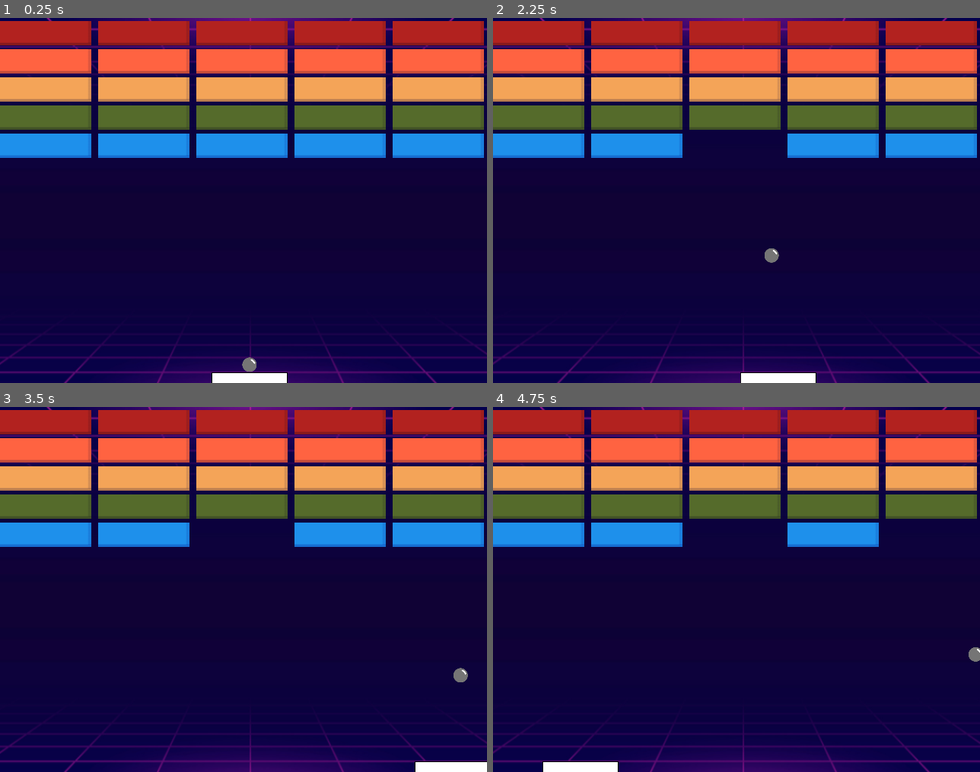
Above: before the commit, frames 1-4 (two rows, left to right).
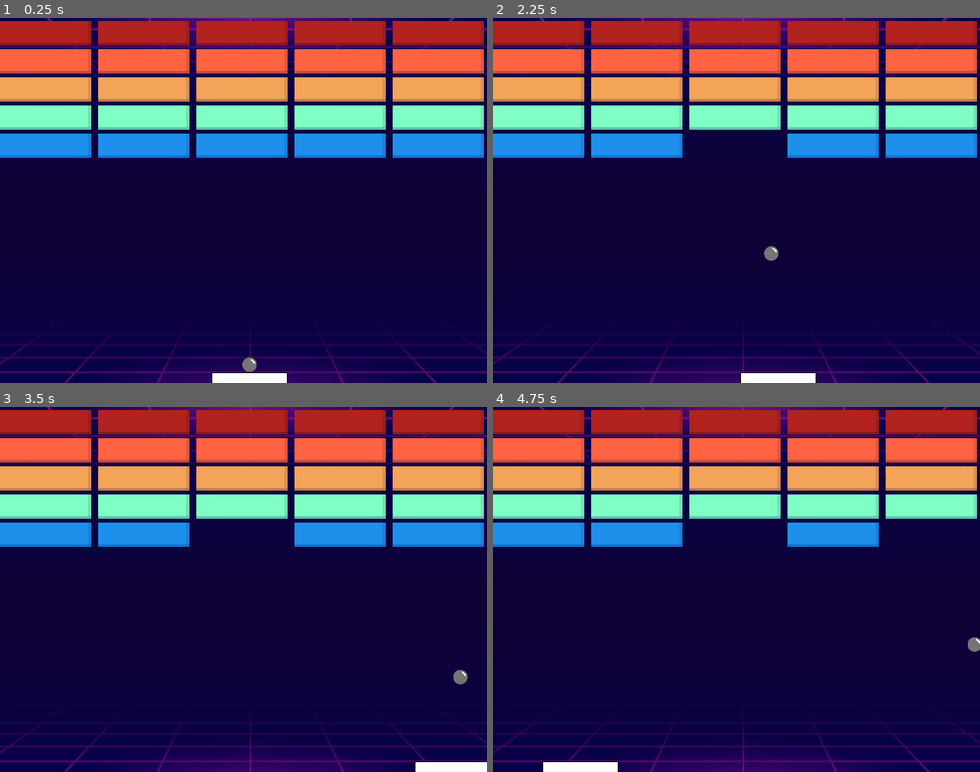
Above: after the commit, the same moments.

Repository: fabiolrodriguez/roguebrick
Game: Godot game, scene res://scenes/wrold.tscn
Same seed, same stepped clock (60 frames per second), same inputs: the game is played once before the commit and once after it.
Inputs:
- Up to frame 1 (0.25 s): no input
- Up to frame 2 (2.25 s): tap Enter (ui_accept) at 0.5, 0.77, 1.52 s; hold Right (ui_right) 0.53-1.28 s; hold Left (ui_left) 1.28-2.03 s; hold Right (ui_right) from 2.03 s (still down)
- Up to frame 3 (3.5 s): keep holding Right (ui_right); tap Enter (ui_accept) at 3.02 s
- Up to frame 4 (4.75 s): release Right (ui_right) at 3.53 s; hold Left (ui_left) from 3.53 s (still down); tap Enter (ui_accept) at 3.77, 4.52 s

The runs differ from the first frame. In frame 1, 6.2% of the frame differs, in the area x 0-100%, y 23-31%; in frame 2, 6.3%; in frame 3, 6.3%; in frame 4, 6.4%, in the area x 0-100%, y 23-70%.

Commit message:
Basic phase structure and gameover

Diff:
--- a/scenes/wrold.tscn
+++ b/scenes/wrold.tscn
@@ -13,12 +13,6 @@
 
 [node name="level" type="Node2D" unique_id=128924603]
 script = ExtResource("1_x26i3")
-rows = null
-columns = null
-spacing_x = null
-spacing_y = null
-start_position = null
-ball_path = null
 
 [node name="background" type="Sprite2D" parent="." unique_id=930485654]
 position = Vector2(328.99994, 251.99998)
@@ -68,4 +62,6 @@
 [node name="bricks" type="Node2D" parent="." unique_id=393319109]
 visibility_layer = 4
 
+[node name="hud" type="CanvasLayer" parent="." unique_id=1191050989]
+
 [connection signal="body_entered" from="deadzone" to="." method="_on_deadzone_body_entered"]
--- a/scripts/ball.gd
+++ b/scripts/ball.gd
@@ -1,6 +1,7 @@
 extends CharacterBody2D
 
 @export var speed := 220.0
+@export var start_speed := 220.0
 @export var player_path: NodePath =  NodePath("../../player")
 @export var launch_offset_y := 20.0
 
@@ -12,7 +13,7 @@
 @onready var paddle: Node2D = player_root.get_node("paddle")
 
 func _ready():
-	stick_to_player()
+	stick_to_player(speed)
 
 func _physics_process(delta):
 	if is_stuck:
@@ -30,15 +31,16 @@
 
 		if collider.has_method("hit"):
 			collider.hit()
-			speed += 10
+			speed += 5
 		velocity = velocity.bounce(collision.get_normal()).normalized() * speed
 
 func launch():
 	is_stuck = false
 	velocity = start_direction * speed
 
-func stick_to_player():
+func stick_to_player(speed):
 	is_stuck = true
+	speed = speed
 	velocity = Vector2.ZERO
 	global_position.x = paddle.global_position.x
 	global_position.y = paddle.global_position.y - launch_offset_y
--- a/scripts/main.gd
+++ b/scripts/main.gd
@@ -15,6 +15,7 @@
 @onready var ball2_root: Node2D = get_node(ball_path)
 @onready var bola: Node2D = ball2_root.get_node("bola")
 
+var ball_speed : float
 var phase := 1
 var lives = 3
 
@@ -27,13 +28,14 @@
 		Color.FIREBRICK,
 		Color.TOMATO,
 		Color.SANDY_BROWN,
-		Color.DARK_OLIVE_GREEN,
+		Color.AQUAMARINE,
 		Color.DODGER_BLUE
 	]
 
 	for child in bricks.get_children():
 		child.queue_free()
 
+	print("gerando bricks para fase:", phase)
 
 	for row in range(rows):
 		for col in range(columns):
@@ -52,6 +54,7 @@
 
 			var color = brick_colors[row % brick_colors.size()]
 			brick.get_node("texture").modulate = color
+			brick.destroyed.connect(check_bricks)
 
 func _ready():
 
@@ -61,30 +64,40 @@
 	for brick in bricks.get_children():
 		brick.destroyed.connect(_on_brick_destroyed)
 
+	ball_speed = bola.start_speed
+
 func _on_brick_destroyed():
 	call_deferred("check_bricks")
 
-func spawn_brick(pos):
+#func spawn_brick(pos):
+#
+	#var brick = brick_scene.instantiate()
+	#$bricks_container.add_child(brick)
+	#brick.position = pos
+	#brick.destroyed.connect(check_bricks)
 
-	var brick = brick_scene.instantiate()
-	$bricks_container.add_child(brick)
-
-	brick.position = pos
-
-	brick.destroyed.connect(check_bricks)
+func check_lives():
+	if lives <= 0:
+		print("GAME OVER")
+		get_tree().paused = true
 
 func _on_deadzone_body_entered(body):
-	print(body)
-	print(body.get_script())
 	if body.name == "bola":
-		body.call_deferred("stick_to_player")
+		lives -= 1
+		check_lives()
+		body.stick_to_player(ball_speed)
+
+func start_phase(phase):
+	phase = phase
+	ball_speed += 20
+	print("Starting phase: ", phase)
+	bola.stick_to_player(ball_speed)
+	generate_bricks()
 
 func check_bricks():
 	print("bricks restantes:", bricks.get_child_count())
 
 	if bricks.get_child_count() <= 1:
-		if phase < 3:
+		if phase <= 4:
 			phase += 1
-			print("Starting phase: ", phase)
-			bola.stick_to_player()
-			generate_bricks()
+			start_phase(phase)
